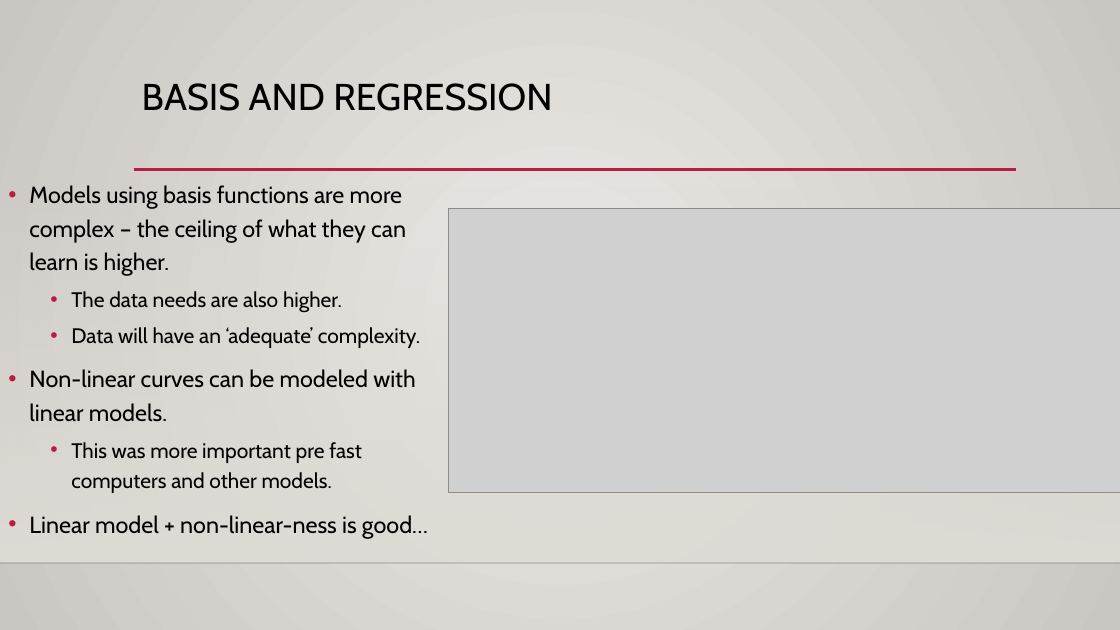
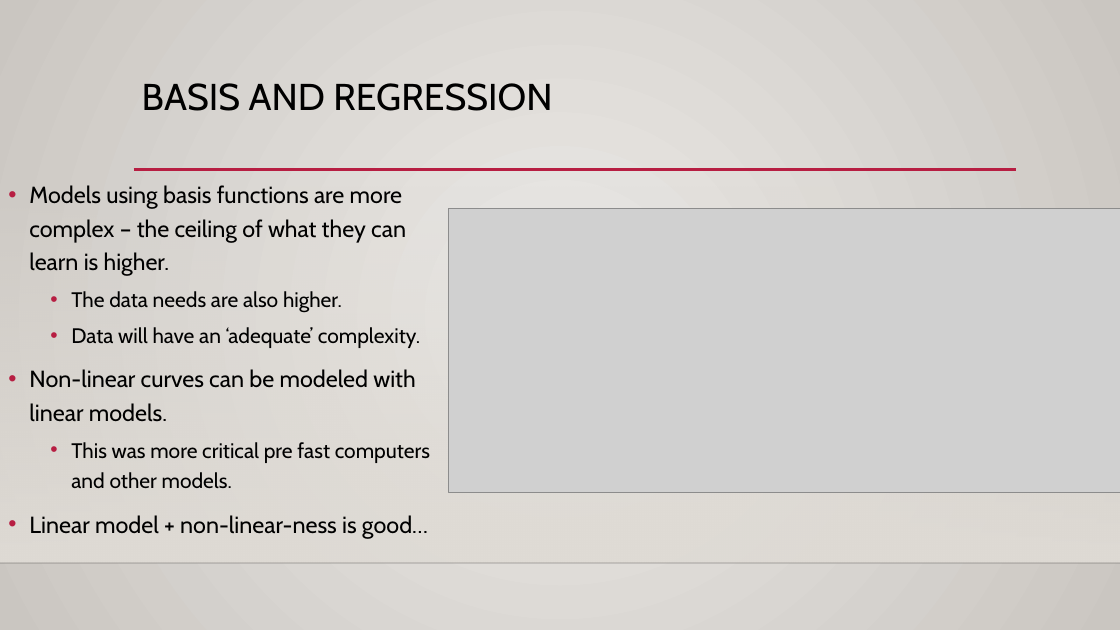
Before and after one commit to glennybarnes/Intro_to_Machine_Learning_Students, a slide deck: slide 24 of reference_content/Slides/007_Basis_and_Regularization.pptx. Drawn at 1120x630 pixels with LibreOffice and Linux fonts; fonts in the diff are those of the drawing; grey boxes stand for pictures; background and template pictures are left out. Boxes give left, top, right and bottom in pixels: in the first picture for what was removed or moved away, otherwise in the second. Text is boxed around its words. In the diff, an @@ line names an element or a change of style, - is before the commit and + after.

```diff
--- a/reference_content/Slides/007_Basis_and_Regularization.pptx
+++ b/reference_content/Slides/007_Basis_and_Regularization.pptx
@@ text at (71, 442, 430, 489): text changed @@
-  • This was more important pre fast computers and other models.
+  • This was more critical pre fast computers and other models.
```
Also in this commit, not shown: 10 other slides changed, 1 slide added, 1 other file.
